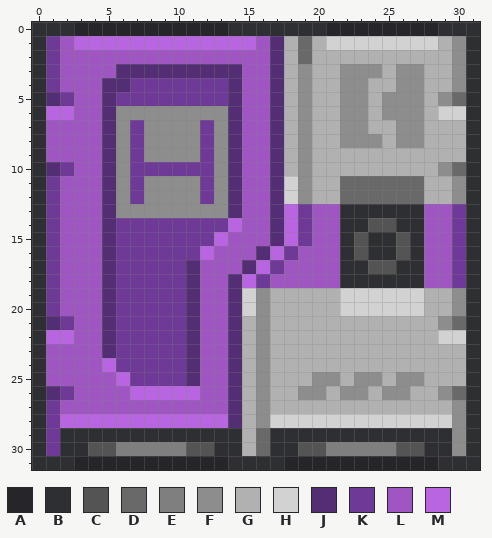
Pixel-art sprite: Resources/Textures/Structures/Doors/Airlocks/Standard/science.rsi/closed.png. That is the earlier state.
The file is 32x32 pixels.
Palette (. is transparent): A #25252a  B #2e2f33  C #545454  D #696969  E #7f7f7f  F #8d8d8d  G #b1b1b1  H #d2d2d2  J #532e74  K #6f3998  L #9f56c3  M #b965e2
Pixels before, first column x 0:
 0 BBBAAAAAAAAAAABBBBBBBAAAAAAAABBB
 1 BKLMMMMMMMMMMMMMLJGDGHHHHHHHHGFB
 2 BKLLLLLLLLLLLLLLLJGDGGGGGGGGGGFB
 3 BKLLLLJJJJJJJJJLLJGFGGFFFGFFGGFB
 4 BKLLLJJKKKKKKKJLLJGFGGFFGGFFGGFB
 5 BJKLLJKKKKKKKKJLLJGFGGFFGFFFGFDB
 6 BMMLLJFFFFFFFFJLLJGFGGFFGFFFGHHB
 7 BLLLLJFKFFFFKFJLLJGFGGFFGGFFGGGB
 8 BLLLLJFKFFFFKFJLLJGFGGFFFGFFGGGB
 9 BLLLLJFKFFFFKFJLLJGFGGGGGGGGGGGB
10 BJKLLJFKKKKKKFJLLJGFGGGGGGGGGFDB
11 BKLLLJFKFFFFKFJLLJHFGGDDDDDDGGFB
12 BKLLLJFKFFFFKFJLLJHFGGDDDDDDGGFB
13 BKLLLJFFFFFFFFJLLJMKLLBBBBBBLLKB
14 BKLLLJKKKKKKKKMLLJMKLLBBCCBBLLKB
15 BKLLLJKKKKKKKMLLLJMKLLBCBBCBLLKB
16 BKLLLJKKKKKKMLLLJMKLLLBCBBCBLLKB
17 BKLLLJKKKKKJLLLJMKLLLLBBCCBBLLKB
18 BKLLLJKKKKKJLLJMKLLLLLBBBBBBLLKB
19 BKLLLJKKKKKJLLJHFGGGGGHHHHHHGGFB
20 BKLLLJKKKKKJLLJHFGGGGGHHHHHHGGFB
21 BJKLLJKKKKKJLLJGFGGGGGGGGGGGGFDB
22 BMMLLJKKKKKJLLJGFGGGGGGGGGGGGHHB
23 BLLLLJKKKKKJLLJGFGGGGGGGGGGGGGGB
24 BLLLLMKKKKKJLLJGFGGGGGGGGGGGGGGB
25 BLLLLLMKKKKJLLJGFGGGFFGFFGFFGGGB
26 BJKLLLLMMMMMLLJGFGGFFGFFGFFGGFDB
27 BKLLLLLLLLLLLLJGFGGGGGGGGGGGGGFB
28 BKMMMMMMMMMMMMJGFHHHHHHHHHHHHHFB
29 BKBBBBBBBBBBBBBGDBBBBBBBBBBBBBFB
30 BKBBCCEEEEECCBBGDBBCCEEEEECCBBFB
31 BBBAAAAAAAAAAABBBBAAAAAAAAAAABBB
Once edited:
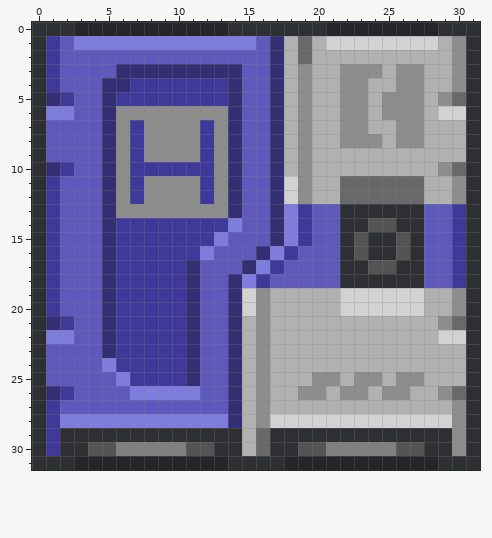
From old to new:
colour J: #532e74 -> #342f72
colour K: #6f3998 -> #3f3a9a
colour L: #9f56c3 -> #5e59ba
colour M: #b965e2 -> #7e7cdd
Pixel boxes of the changes (left, top, right, bottom) in both pictures:
changed: (46, 36, 340, 456)
changed: (424, 204, 466, 288)
